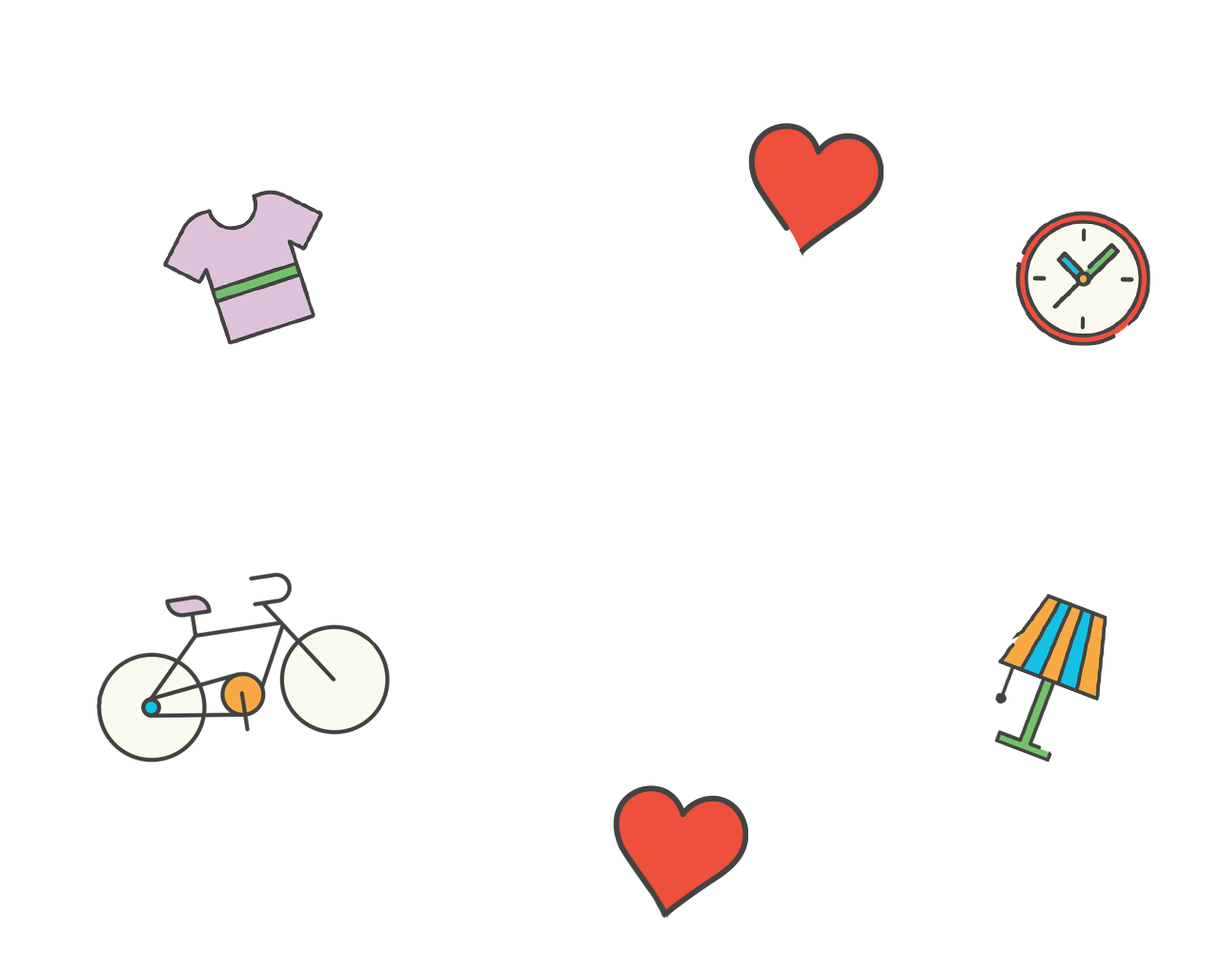
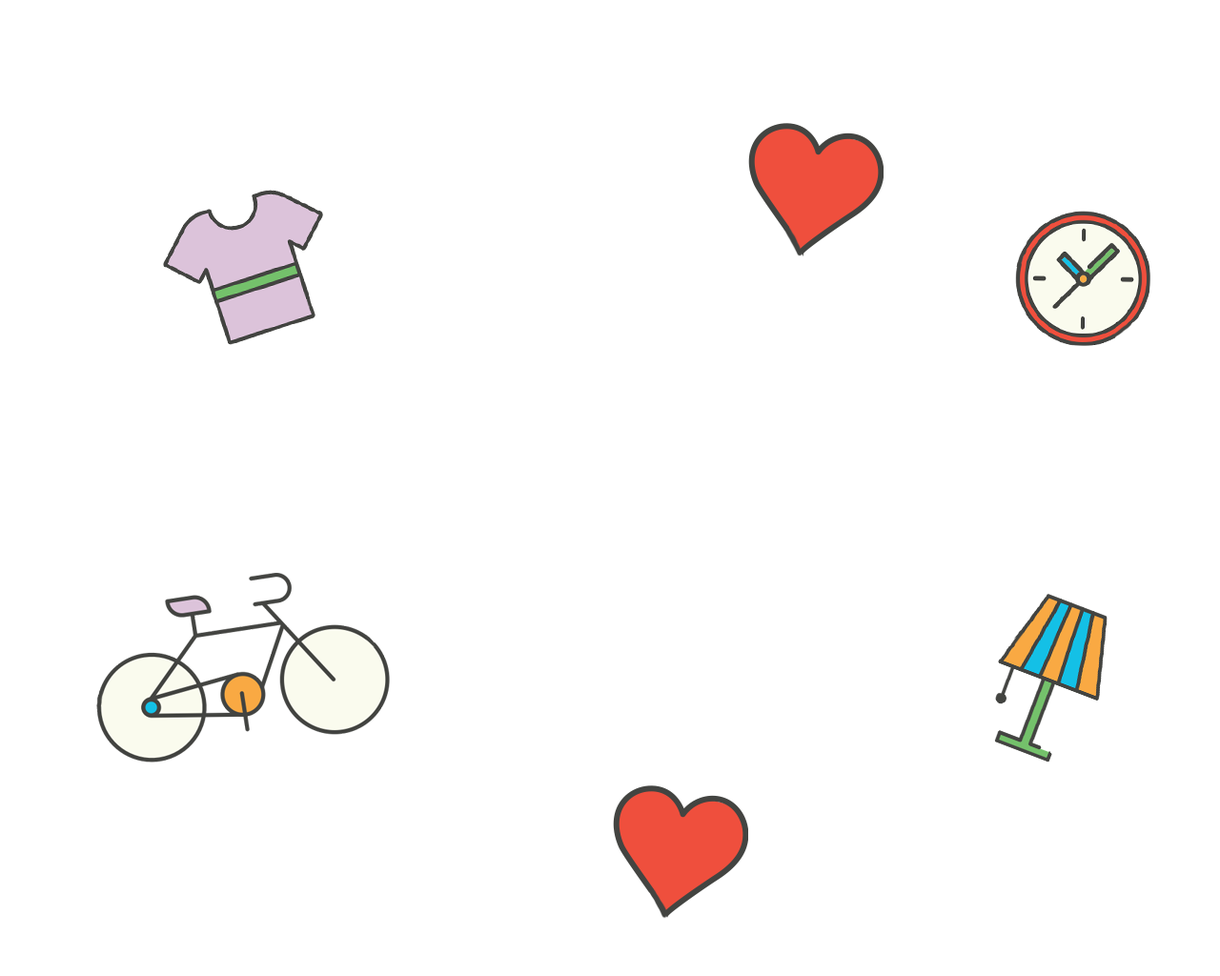
The second w=1220, h=976 image is a revision of the first. Changes to its layers:
painted on "Layer 5 copy" over [783, 225, 1135, 648]
painted on "Layer 5" over [783, 225, 793, 237]
